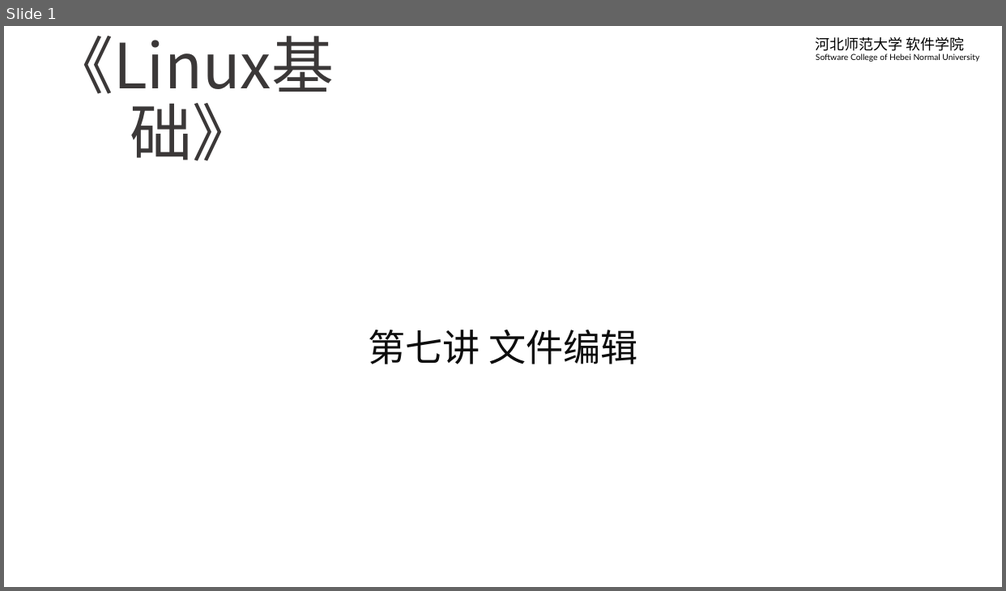
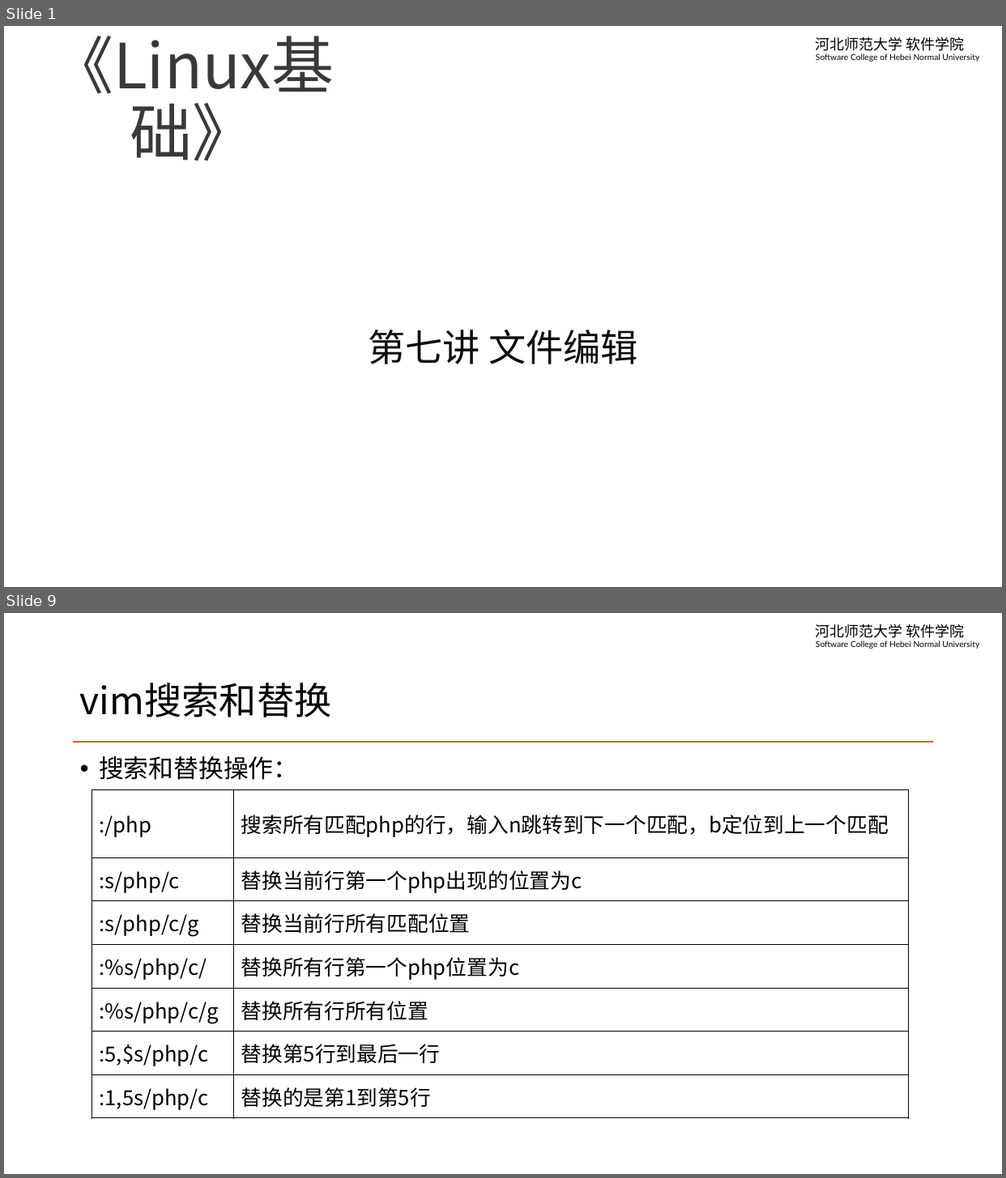
Before and after one commit to edu2act/course-linux-system, a slide deck: materials/slides/ch07-edit-file.pptx. Shown one above the other, each under a label of ours: slide 1 before the commit, slides 1 and 9 after it; the slides between them are not shown. The pictures are 1006x591 and 1006x1178 pixels, drawn with LibreOffice and Linux fonts; fonts in the diff are those of the drawing; background and template pictures are left out. Boxes give left, top, right and bottom in pixels: in the first picture for what was removed or moved away, otherwise in the second. Text is boxed around its words. In the diff, an @@ line names an element or a change of style, - is before the commit and + after.

```diff
--- a/materials/slides/ch07-edit-file.pptx
+++ b/materials/slides/ch07-edit-file.pptx
@@ slide 9 added at (4, 613, 1002, 1174), background #FFFFFF; not listed: 1 template element that a slide beside it also shows @@
@@ title added at (80, 683, 332, 717), 36 pt, text #000000 @@
+vim搜索和替换
@@ line added from (73, 742) to (934, 742), #F0532E 1.5 pt @@
@@ text added at (99, 756, 298, 780), 24 pt, text #000000 @@
+• 搜索和替换操作：
@@ table added at (91, 790, 909, 1114), 7 rows, 2 columns @@
+:/php | 搜索所有匹配php的行，输入n跳转到下一个匹配，b定位到上一个匹配
+:s/php/c | 替换当前行第一个php出现的位置为c
+:s/php/c/g | 替换当前行所有匹配位置
+:%s/php/c/ | 替换所有行第一个php位置为c
+:%s/php/c/g | 替换所有行所有位置
+:5,$s/php/c | 替换第5行到最后一行
+:1,5s/php/c | 替换的是第1到第5行
```
Also in this commit, not shown: 8 slides changed, 2 other slides added, 3 other files.
